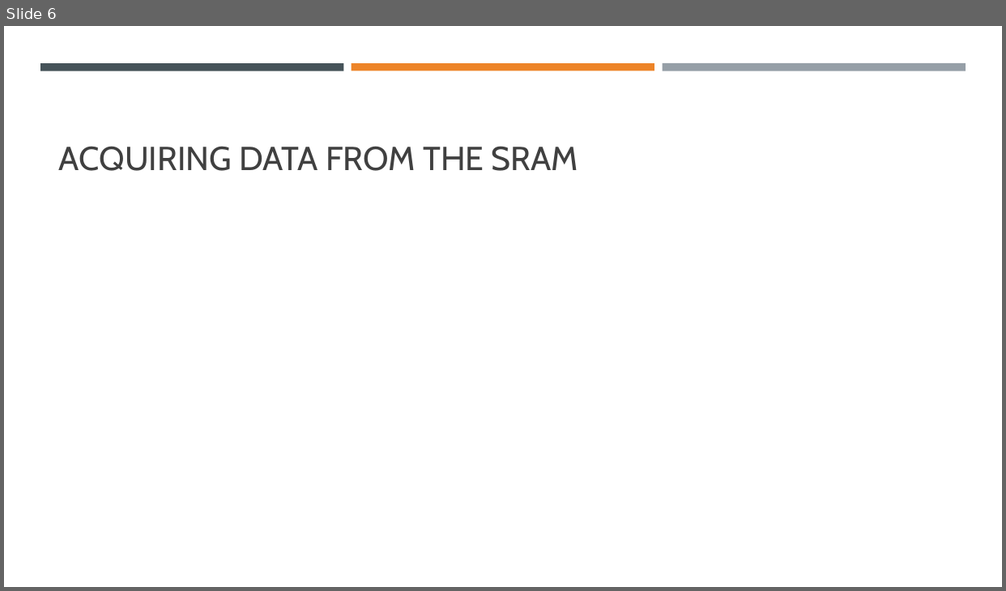
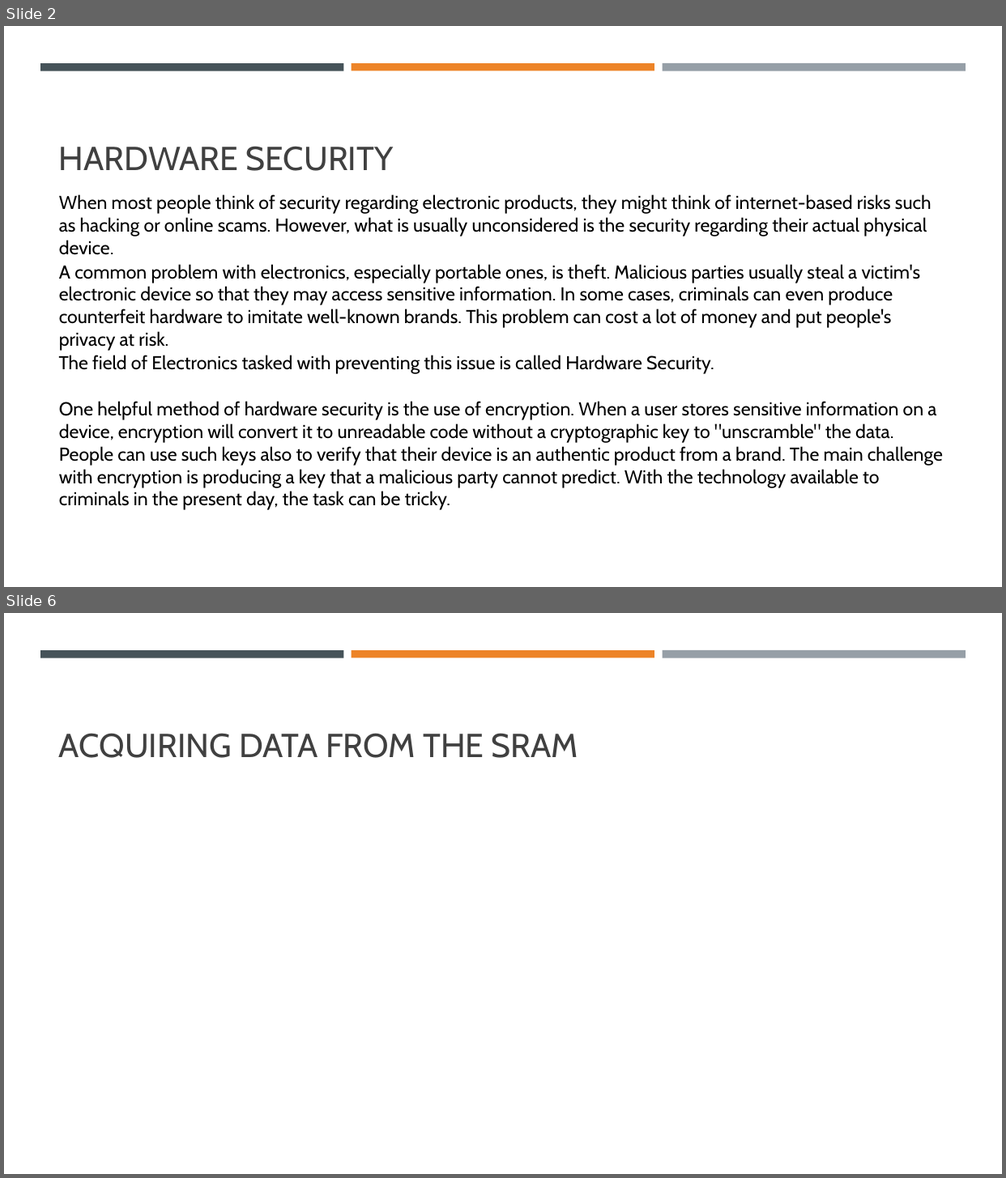
Before and after one commit to willjbourne/L2-Practical-Course, a slide deck: L2 Design Submission/Presentation.pptx. Shown one above the other, each under a label of ours: slide 6 before the commit, slides 2 and 6 after it; the slides between them are not shown. The pictures are 1006x591 and 1006x1178 pixels, drawn with LibreOffice and Linux fonts; fonts in the diff are those of the drawing. Boxes give left, top, right and bottom in pixels: in the first picture for what was removed or moved away, otherwise in the second. Text is boxed around its words. In the diff, an @@ line names an element or a change of style, - is before the commit and + after.

```diff
--- a/L2 Design Submission/Presentation.pptx
+++ b/L2 Design Submission/Presentation.pptx
@@ slide 2 added at <box>4,26,1002,587</box>, background #FFFFFF; not listed: 3 template elements that a slide beside it also shows @@
@@ title added at <box>59,146,394,171</box>, 32 pt, text #404040 @@
+HARDWARE SECURITY
@@ text added at <box>59,194,931,237</box>, 18 pt, text #000000 @@
+When most people think of security regarding electronic products, they might think of internet-based risks such as hacking or online scams. However, what is usually unconsidered is the security regarding their actual physical device.
@@ text added at <box>59,264,921,328</box>, 18 pt, text #000000 @@
+A common problem with electronics, especially portable ones, is theft. Malicious parties usually steal a victim's electronic device so that they may access sensitive information. In some cases, criminals can even produce counterfeit hardware to imitate well-known brands. This problem can cost a lot of money and put people's privacy at risk.
@@ text added at <box>59,355,714,374</box>, 18 pt, text #000000 @@
+The field of Electronics tasked with preventing this issue is called Hardware Security.
@@ text added at <box>59,401,943,510</box>, 18 pt, text #000000 @@
+One helpful method of hardware security is the use of encryption. When a user stores sensitive information on a device, encryption will convert it to unreadable code without a cryptographic key to "unscramble" the data. People can use such keys also to verify that their device is an authentic product from a brand. The main challenge with encryption is producing a key that a malicious party cannot predict. With the technology available to criminals in the present day, the task can be tricky.
```
Also in this commit, not shown: 3 slides changed, 1 slide removed, 7 other files.
